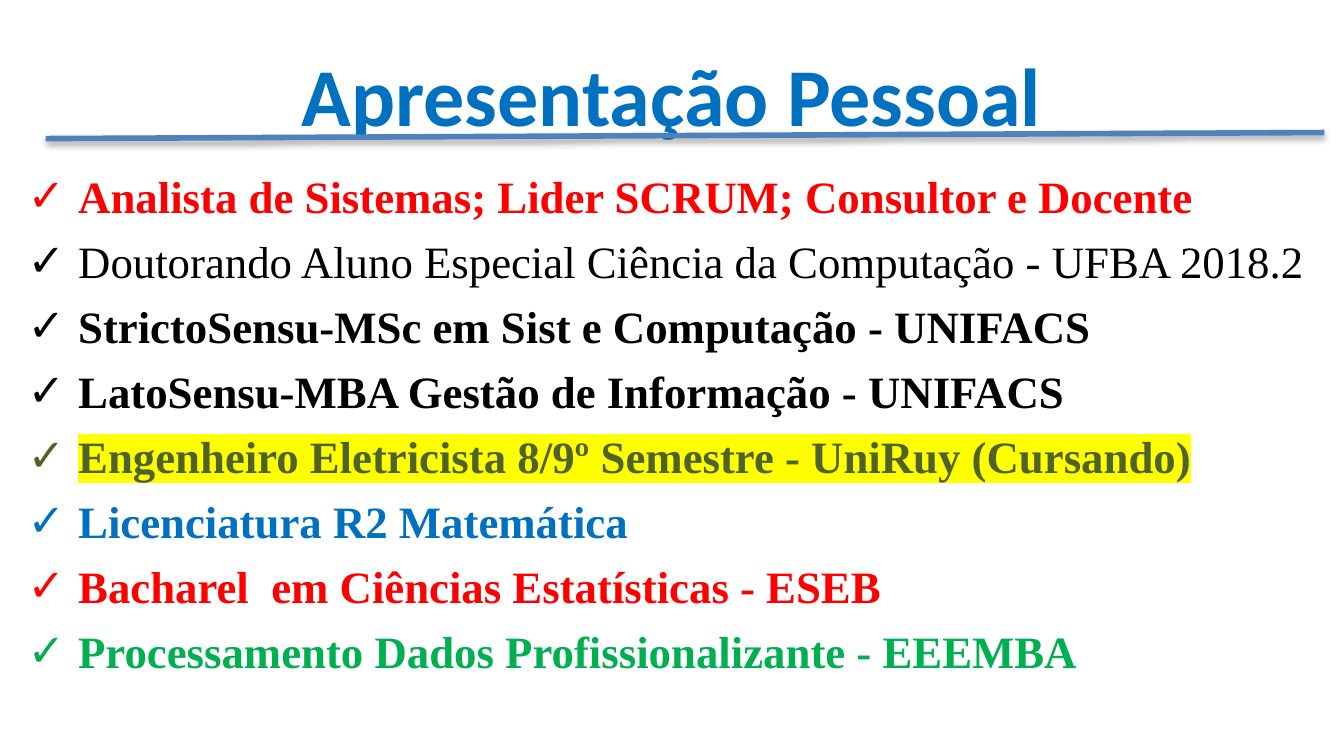
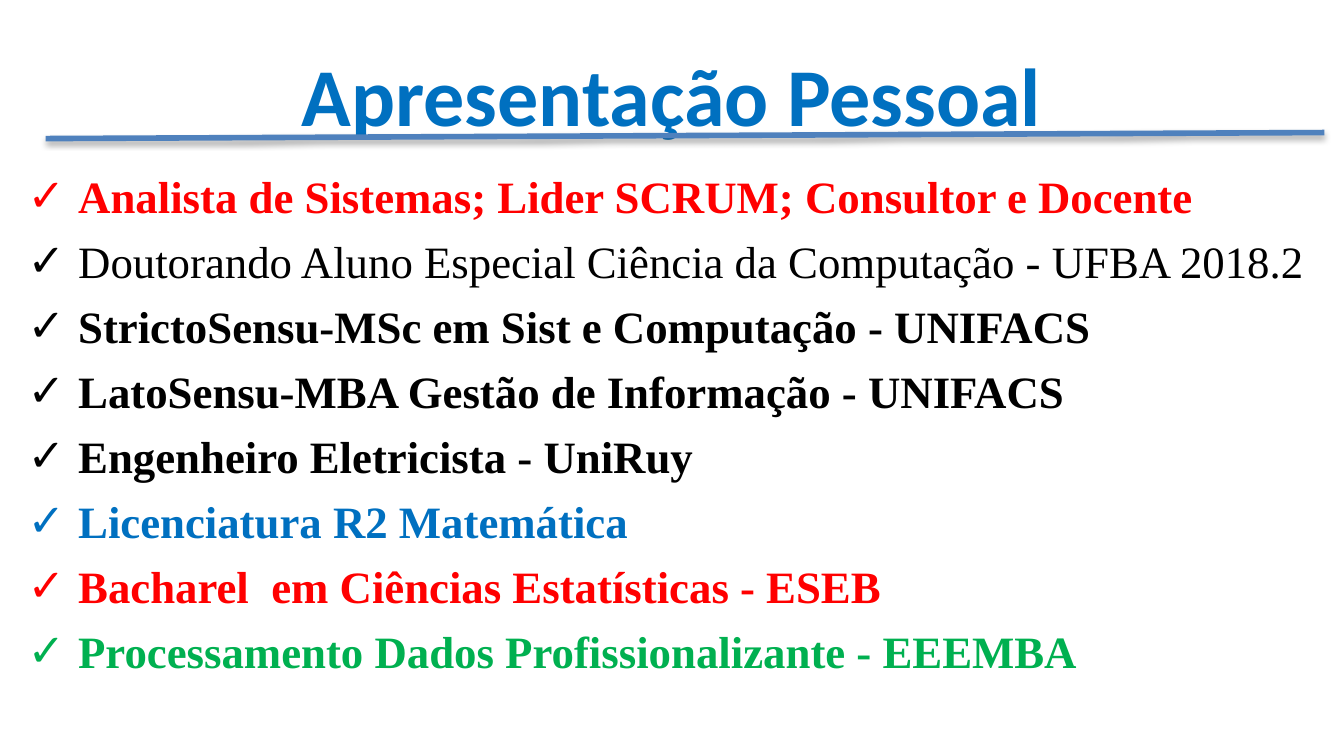
Before and after one commit to CloudEducationBrazil/WydenAlgoritmosEComplexidade, a slide deck: slide 3 of Apresentação - Algoritmos e Complexidade.pptx. Drawn at 1344x756 pixels with LibreOffice and Linux fonts; fonts in the diff are those of the drawing; background and template pictures are left out. Boxes give left, top, right and bottom in pixels: in the first picture for what was removed or moved away, otherwise in the second. Text is boxed around its words. In the diff, an @@ line names an element or a change of style, - is before the commit and + after.

```diff
--- a/Apresentação - Algoritmos e Complexidade.pptx
+++ b/Apresentação - Algoritmos e Complexidade.pptx
@@ text at [78,442,693,483]: text changed; text colour #4F6228 to #000000 @@
-✓ Engenheiro Eletricista 8/9º Semestre - UniRuy (Cursando)
+✓ Engenheiro Eletricista - UniRuy
```
Also in this commit, not shown: 2 other slides changed, 2 slides removed, 28 other files.
